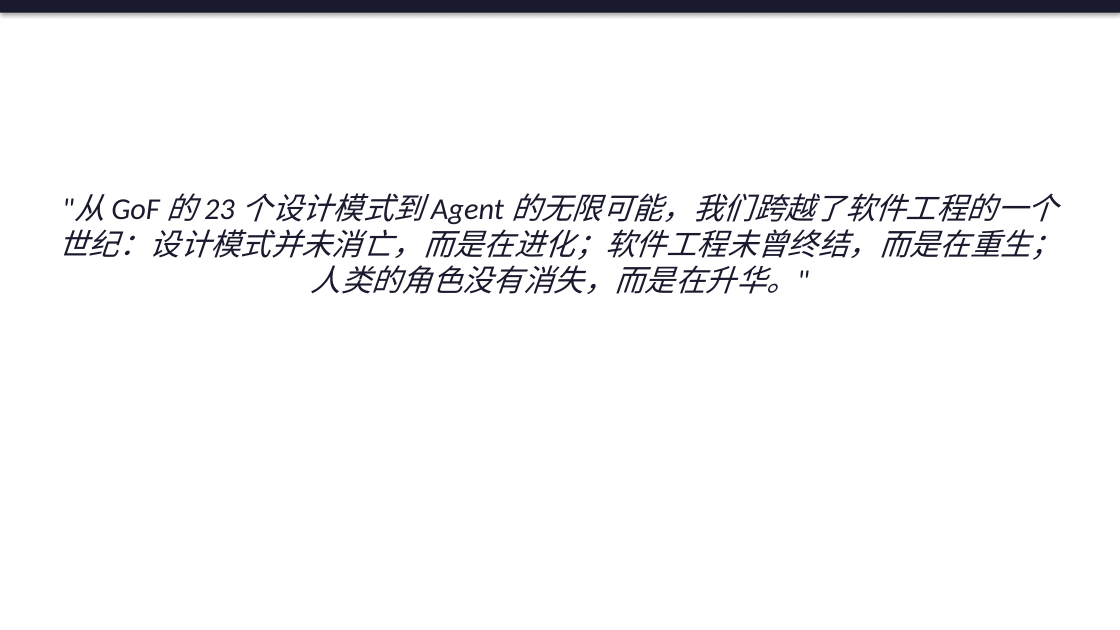
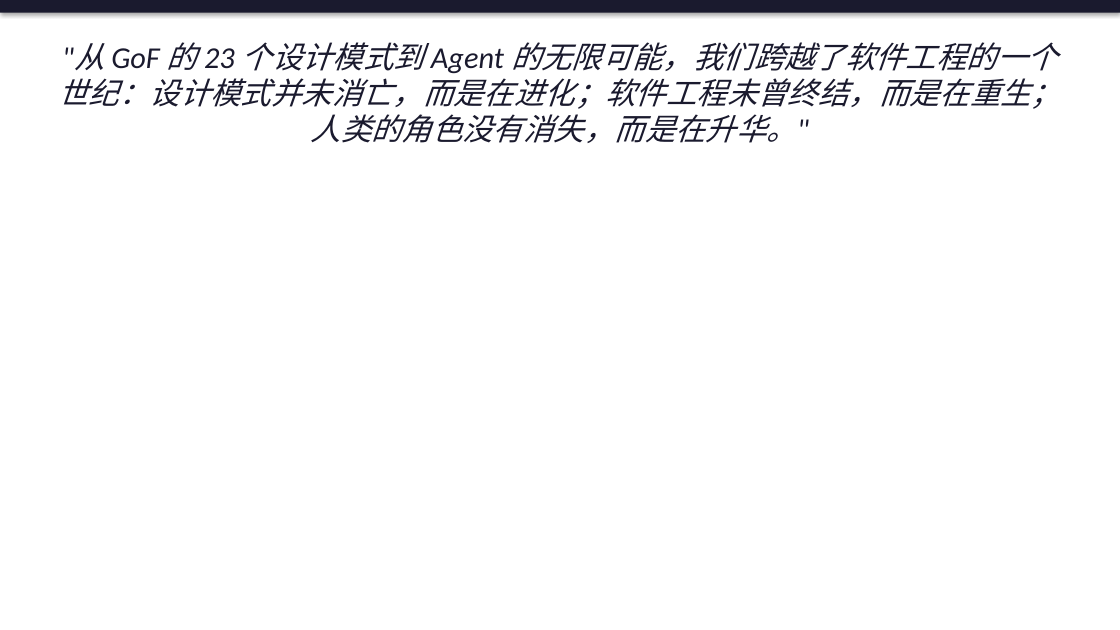
Before and after one commit to tanteng/blog, a slide deck: slide 20 of static/reports/agent-design-patterns-book-intro.pptx (slide 18 before the commit). Drawn at 1120x630 pixels with LibreOffice and Linux fonts; fonts in the diff are those of the drawing. Boxes give left, top, right and bottom in pixels: in the first picture for what was removed or moved away, otherwise in the second. Text is boxed around its words. In the diff, an @@ line names an element or a change of style, - is before the commit and + after.

```diff
--- a/static/reports/agent-design-patterns-book-intro.pptx
+++ b/static/reports/agent-design-patterns-book-intro.pptx
@@ text ""从 GoF 的 23 个设计模式到 ...": place and size @@
-text ""从 GoF 的 23 个设计模式到 ..." at [59,193,1062,294]
+text ""从 GoF 的 23 个设计模式到 ..." at [59,42,1062,143]
```
Also in this commit, not shown: 18 other slides changed, 6 slides added, 4 slides removed.
